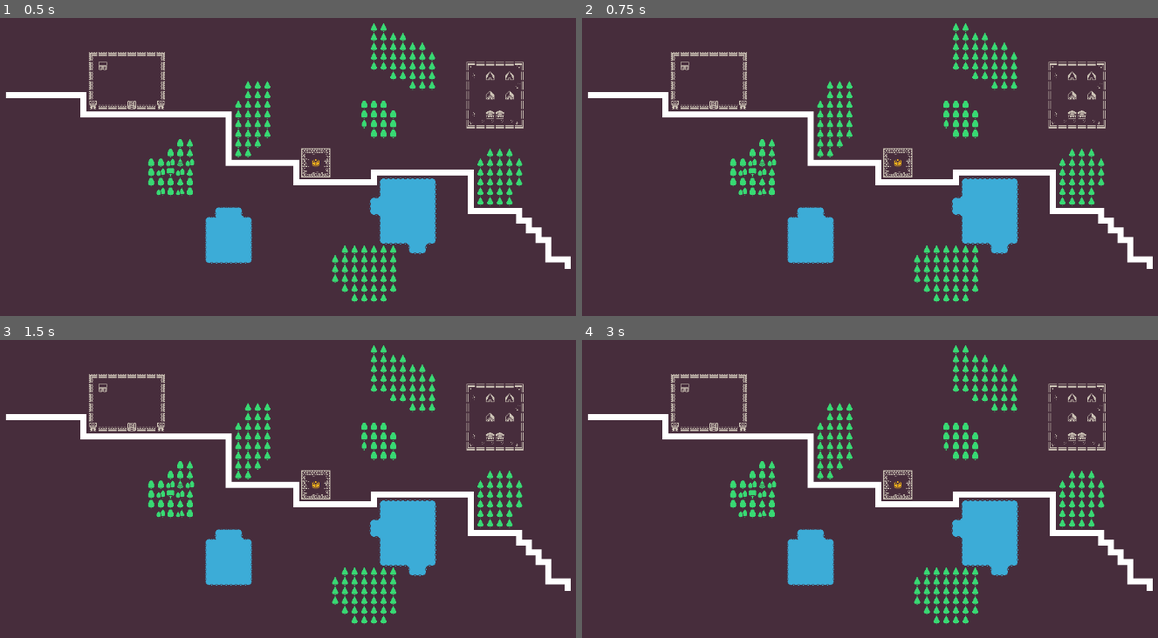
Above: before the commit, frames 1-4 (two rows, left to right).
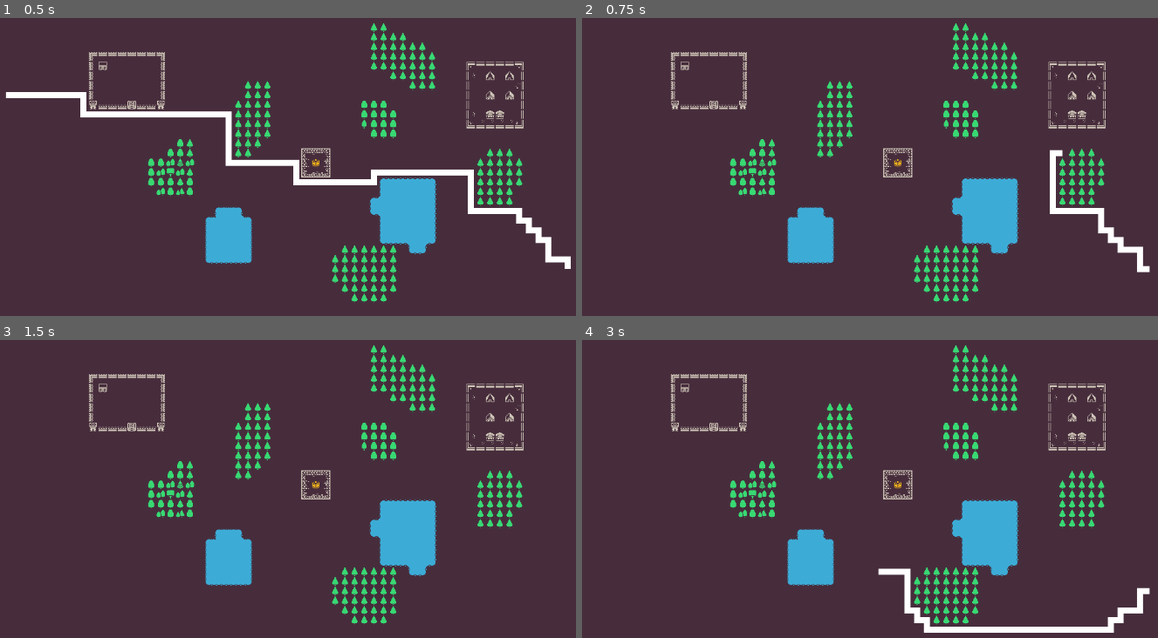
Above: after the commit, the same moments.

Repository: koniin/GodotTilemapNavigation
Game: Godot game, scene res://main.tscn
The game is run twice, just before and just after one commit, with the same random seed, the same clock (stepped at 60 frames per second) and the same inputs.
Inputs (mouse positions are in pixels of both pictures, inside the frame that each line leads up to):
- Up to frame 1 (0.5 s): no input
- Up to frame 2 (0.75 s): tap Enter at 0.5 s; move the mouse to (1065, 149) at 0.52 s; click (1065, 149) at 0.67 s
- Up to frame 3 (1.5 s): tap Space at 1.25 s; move the mouse to (190, 512) at 1.27 s; click (190, 512) at 1.42 s
- Up to frame 4 (3 s): tap Enter at 2 s; move the mouse to (979, 405) at 2.02 s; click (979, 405) at 2.17 s; tap Space at 2.75 s; move the mouse to (875, 569) at 2.77 s; click (875, 569) at 2.92 s

Frame 1 is identical in both runs. In frame 2, 2.7% of the frame differs, in the area x 0-100%, y 24-86%; in frame 3, 2.8%; in frame 4, 4.1%, in the area x 0-100%, y 24-99%.

Commit message:
tilemap nac

Diff:
--- a/PathFinder.gd
+++ b/PathFinder.gd
@@ -1,5 +1,10 @@
 extends RefCounted
+
 class_name PathFinder
+
+# THIS CLASS IS ALL BASED ON:
+# https://www.gdquest.com/tutorial/godot/2d/tactical-rpg-movement/lessons/04.pathfinding-and-path-drawing/
+
 var _astar
 var tile_map
 
@@ -52,50 +57,31 @@
 func cell_index(vCell:Vector2i)->int:
 	return int(vCell.y + vCell.x * tile_map.get_used_rect().size.y)
 
-# Adds and connects the walkable cells to the Astar2D object.
+func get_path(start: Vector2i, end: Vector2i):
+	var start_index: int = cell_index(start)
+	var end_index: int = cell_index(end)
+	if _astar.has_point(start_index) and _astar.has_point(end_index):
+		return _astar.get_point_path(start_index, end_index)
+	else:
+		return []
+
 func _add_and_connect_points(cell_mappings: Dictionary) -> void:
-	# This function works with two loops. First, we register all our points in the AStar graph.
-	# We pass each cell's unique index and the corresponding Vector2 coordinates to the
-	# AStar2D.add_point() function.
 	for index in cell_mappings:
 		_astar.add_point(index, cell_mappings[index])
 
-	# Then, we loop over the points again, and we connect them with all their neighbors. We use
-	# another function to find the neighbors given a cell's coordinates.
 	for index in cell_mappings:
 		for neighbor_index in _find_neighbor_indices(cell_mappings[index], cell_mappings):
 			# The AStar2D.connect_points() function connects two points on the graph by index, *not*
 			# by coordinates.
 			_astar.connect_points(neighbor_index, index)
 
-# Returns an array of the `cell`'s connectable neighbors.
 func _find_neighbor_indices(cell: Vector2i, cell_mappings: Dictionary) -> Array:
 	var out := []
-	# To find the neighbors, we try to move one cell in every possible direction and is ensure that
-	# this cell is walkable and not already connected.
 	for direction in DIRECTIONS:
 		var neighbor_pos: Vector2i = cell + direction
 		var n_index = cell_index(neighbor_pos)
-		# This line ensures that the neighboring cell is part of our walkable cells.
 		if not cell_mappings.has(n_index):
 			continue
-		# Because we call the function for every cell, we will get neighbors that are already
-		# connected. If you don't don't check for existing connections, you'll get many errors.
 		if not _astar.are_points_connected(cell_index(cell), n_index):
 			out.push_back(n_index)
 	return out
-
-# Returns the path found between `start` and `end` as an array of Vector2 coordinates.
-func get_path(start: Vector2i, end: Vector2i):
-	# With the AStar algorithm, we have to use the points' indices to get a path. This is why we
-	# need a reliable way to calculate an index given some input coordinates.
-	# Our Grid.as_index() method does just that.
-	var start_index: int = cell_index(start)
-	var end_index: int = cell_index(end)
-	# We just ensure that the AStar graph has both points defined. If not, we return an empty
-	# PoolVector2Array() to avoid errors.
-	if _astar.has_point(start_index) and _astar.has_point(end_index):
-		# The AStar2D object then finds the best path between the two indices.
-		return _astar.get_point_path(start_index, end_index)
-	else:
-		return []
--- a/main.gd
+++ b/main.gd
@@ -1,70 +1,28 @@
 extends Node2D
 
 @onready var tile_map = $TileMap
+
 var path_finder
-var path = []
+
 var p1 = Vector2i(2, 12)
 var p2 = Vector2i(60, 30)
 
 func _ready():
 	path_finder = PathFinder.new(tile_map)
-	#print(tile_map.get_used_rect().size)
 	path_finder.setup_with_occupied_tiles()
+	update_path()
 
-var init = true
-func _process(delta):
-	if init:
-		path = path_finder.get_path(p1, p2)
-		print(path)
-		init = false
-		$Line2D.clear_points()
-		for p in path:
-			$Line2D.add_point(tile_map.map_to_local(p))
+func update_path():
+	var path = path_finder.get_path(p1, p2)
+	$Line2D.clear_points()
+	for p in path:
+		$Line2D.add_point(tile_map.map_to_local(p))
 
-#	var size = tile_map.get_used_rect().size
-#	aStar = AStar2D.new()
-#	aStar.reserve_space(size.x * size.y)
-#
-#	tile_map.get_path()
-#
-#	print(size)
-#
-#	for i in size.x:
-#		for j in size.y:
-#			var idx = getAStarCellId(Vector2(i,j))
-#			var p = Vector2i(i,j) #tile_map.local_to_map(Vector2i(i,j))
-#
-#			if i == 62 || i == 1:
-#				print(p, ": ", idx)
-#			aStar.add_point(idx, p)
-#
-#	for i in size.x:
-#		for j in size.y:
-#			if tile_map.get_cell_source_id(0, Vector2i(i,j)) != -1:
-#				#print("adding cell")
-#				var idx = getAStarCellId(Vector2(i,j))
-#				for vNeighborCell in [Vector2(i,j-1),Vector2(i,j+1),Vector2(i-1,j),Vector2(i+1,j)]:
-#					var idxNeighbor = getAStarCellId(vNeighborCell)
-#					if aStar.has_point(idxNeighbor):
-#						aStar.connect_points(idx, idxNeighbor, false)
-#						#print("connected points")
-#
-#	path = getAStarPath(p1, p2)
-#
-#func getAStarCellId(vCell:Vector2)->int:
-#	return int(vCell.y + vCell.x * tile_map.get_used_rect().size.y)
-#
-#func getAStarPath(vStartPosition:Vector2, vTargetPosition:Vector2)->Array:
-#	var vCellStart = tile_map.local_to_map(vStartPosition)
-#	var idxStart = getAStarCellId(vCellStart)
-#	print(vCellStart, ": ", idxStart)
-#	var vCellTarget = tile_map.local_to_map(vTargetPosition)
-#	var idxTarget = getAStarCellId(vCellTarget)
-#	print(vCellTarget, ": ", idxTarget)
-#	# Just a small check to see if both points are in the grid
-#	if aStar.has_point(idxStart) and aStar.has_point(idxTarget):
-#		var found_path = aStar.get_point_path(idxStart, idxTarget)
-#		print("found: ", found_path)
-#		return found_path
-#	return []
-#
+func _unhandled_input(event):
+	if event is InputEventMouseButton:
+		if event.button_index == MOUSE_BUTTON_LEFT:
+			p1 = tile_map.local_to_map(get_global_mouse_position())
+		if event.button_index == MOUSE_BUTTON_RIGHT:
+			p2 = tile_map.local_to_map(get_global_mouse_position())
+
+		update_path()
Not shown, changed: README.md
